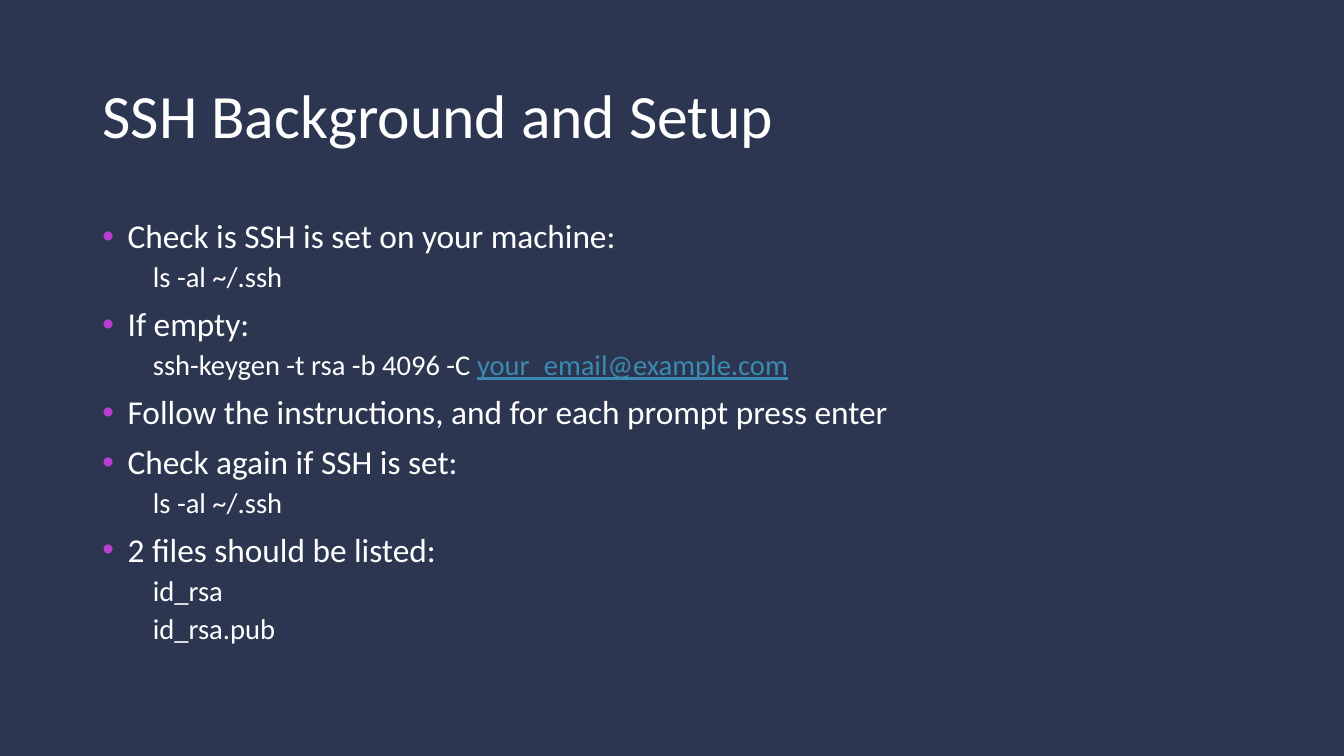
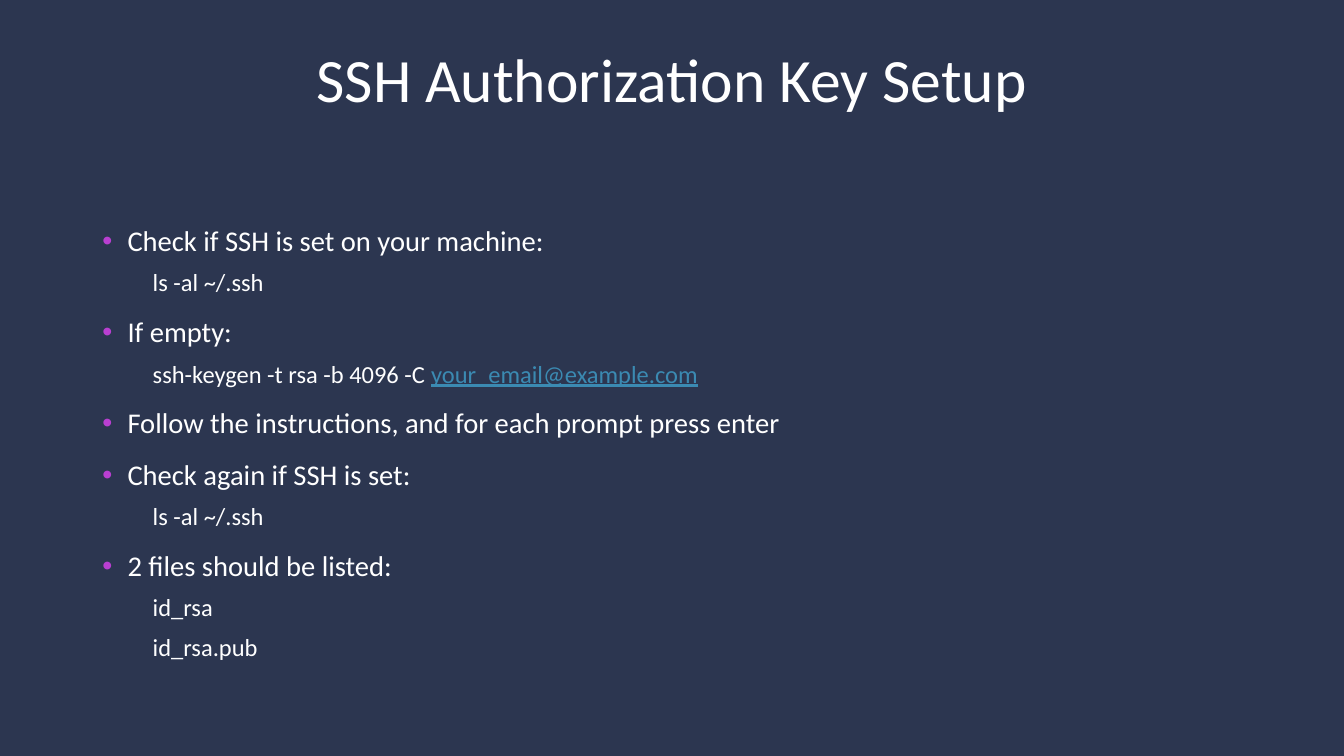
Before and after one commit to Yoselita/introduction-to-Git, a slide deck: slide 4 of supporting_material/remote_VCS_presentation.pptx (slide 5 before the commit). Drawn at 1344x756 pixels with LibreOffice and Linux fonts; fonts in the diff are those of the drawing; background and template pictures are left out. Boxes give left, top, right and bottom in pixels: in the first picture for what was removed or moved away, otherwise in the second. Text is boxed around its words. In the diff, an @@ line names an element or a change of style, - is before the commit and + after.

```diff
--- a/supporting_material/remote_VCS_presentation.pptx
+++ b/supporting_material/remote_VCS_presentation.pptx
@@ text at (317, 59, 1026, 112): text changed @@
-SSH Background and Setup
+SSH Authorization Key Setup
@@ text at (128, 231, 543, 256): text changed; size 23.8 to 20.4 pt @@
-• Check is SSH is set on your machine:
+• Check if SSH is set on your machine:
@@ text at (128, 274, 779, 660): size 20.4 to 17.5 pt in "ls -al ~/.ssh", "ssh-keygen -t rsa -b 4096 -C your_email@example.com", "ls -al ~/.ssh", "id_rsa" and 1 more places; size 23.8 to 20.4 pt in "If empty:", "Follow the instructions, and for each prompt ...", "Check again if SSH is set:", "2 files should be listed:"; list level 2 to 1 in "ls -al ~/.ssh"; line spacing 0.9 to 1.1; list level 2 to 1 in "ssh-keygen -t rsa -b 4096 ..."; list level 2 to 1 in "id_rsa"; list level 2 to 1 in "id_rsa.pub" @@
```
Also in this commit, not shown: 5 other slides changed, 1 slide removed, 3 other files.
